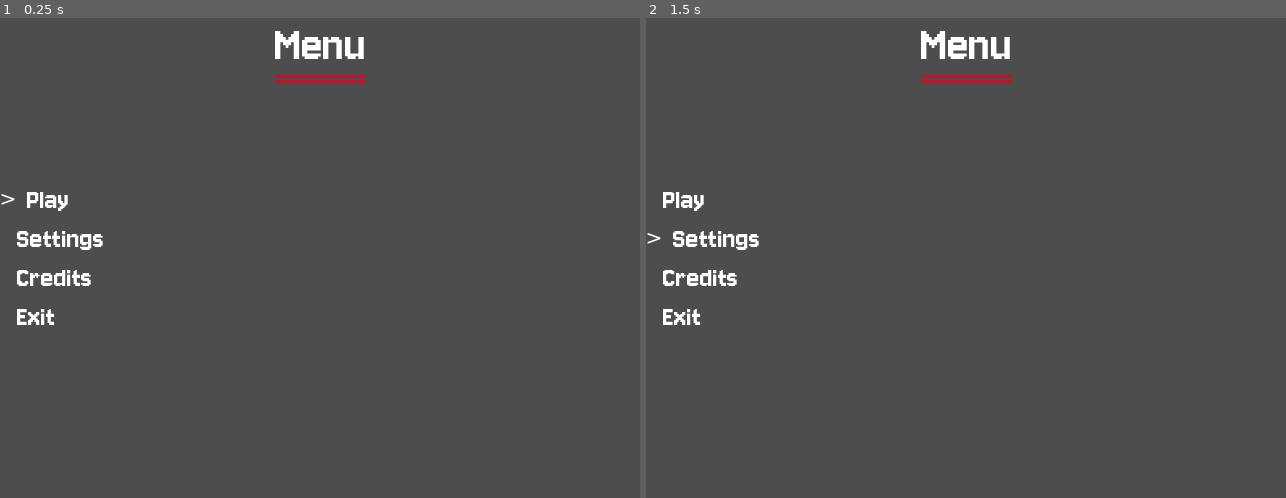
Above: before the commit, frames 1-2 (left to right).
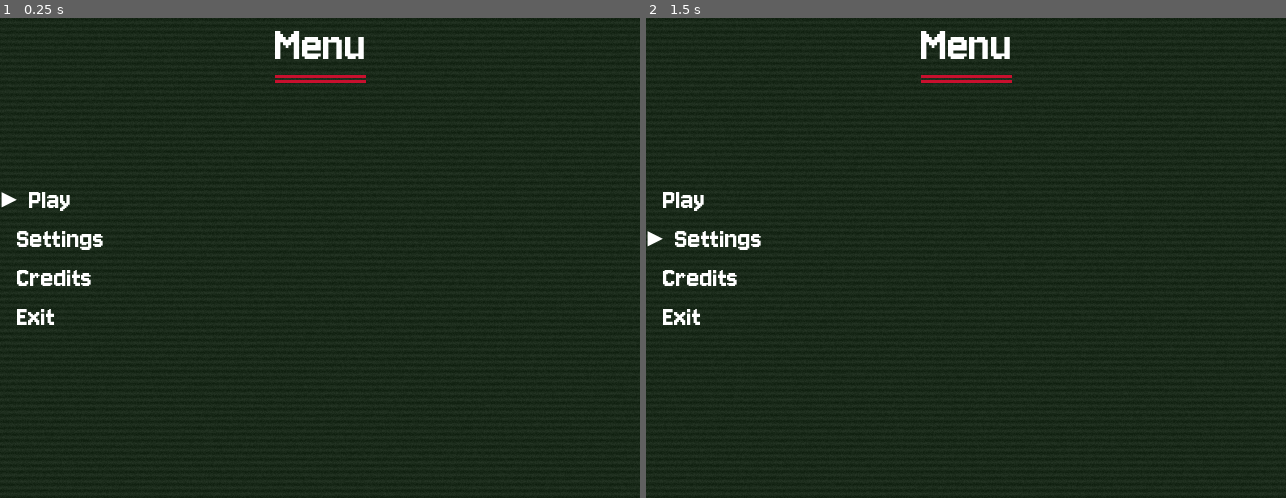
Above: after the commit, the same moments.

Repository: yuk1n0w/Break.exe
Game: Godot game, scene res://scenes/MainMenu.tscn
Same seed, same stepped clock (60 frames per second), same inputs: the game is played once before the commit and once after it.
Inputs:
- Up to frame 1 (0.25 s): no input
- Up to frame 2 (1.5 s): tap Enter (ui_accept) at 0.5, 0.77, 1.25 s; hold Right (ui_right) 0.53-1.28 s; hold Down (ui_down) from 1.28 s (still down)

The runs differ from the first frame. In frame 1, 99% of the frame differs, in the area x 0-100%, y 0-100%; in frame 2, 99%.

Commit message:
Added the CRT effect and changed background colour to match desired tv effect

Diff:
--- a/project.godot
+++ b/project.godot
@@ -25,3 +25,4 @@
 
 renderer/rendering_method="gl_compatibility"
 renderer/rendering_method.mobile="gl_compatibility"
+environment/defaults/default_clear_color=Color(0.12549, 0.188235, 0.12549, 1)
--- a/scenes/MainMenu.gd
+++ b/scenes/MainMenu.gd
@@ -12,7 +12,7 @@
 
 # Define what your arrow and empty space will look like
 # For the video's style, a triangle ">" or "▶" might be good if your font supports it
-const ARROW_TEXT = "> " # Or "▶ " if your font has a good triangle
+const ARROW_TEXT = "▶ " # Or "▶ " if your font has a good triangle
 const EMPTY_ARROW_TEXT = "  " # Ensure this has the same visual width as ARROW_TEXT
 
 func _ready():
--- /dev/null
+++ b/scenes/MainMenu.gdshader
@@ -0,0 +1,27 @@
+shader_type canvas_item;
+
+uniform vec4 base_color : source_color = vec4(0.125, 0.188, 0.125, 1.0); // Dark green like #203020
+uniform float scanline_intensity : hint_range(0.0, 0.2) = 0.05;
+uniform float scanline_frequency : hint_range(1.0, 1000.0) = 300.0; // Adjust based on your 480p height
+uniform float noise_intensity : hint_range(0.0, 0.1) = 0.02;
+uniform float time_scale : hint_range(0.0, 10.0) = 1.0;
+
+void fragment() {
+    vec2 uv = SCREEN_UV; // Use SCREEN_UV for full-screen effect
+
+    // Base color
+    vec4 color = base_color;
+
+    // Scanlines
+    float scanline = sin(uv.y * scanline_frequency + TIME * 0.1 * time_scale) * 0.5 + 0.5; // Slow scroll
+    color.rgb -= scanline * scanline_intensity;
+
+    // Noise
+    float noise = (fract(sin(dot(uv + vec2(TIME * 0.01 * time_scale, TIME * 0.02 * time_scale), vec2(12.9898, 78.233))) * 43758.5453) - 0.5) * 2.0;
+    color.rgb += noise * noise_intensity;
+
+    // Clamp colors
+    color.rgb = clamp(color.rgb, 0.0, 1.0);
+
+    COLOR = color;
+}
--- a/scenes/MainMenu.tscn
+++ b/scenes/MainMenu.tscn
@@ -1,7 +1,16 @@
-[gd_scene load_steps=4 format=3 uid="uid://cgtklmplpjc0e"]
+[gd_scene load_steps=7 format=3 uid="uid://cgtklmplpjc0e"]
 
 [ext_resource type="Script" uid="uid://c8juq47xrite2" path="res://scenes/MainMenu.gd" id="1_0ykhv"]
 [ext_resource type="FontFile" uid="uid://b51igss45y0cu" path="res://fonts/Jersey10-Regular.ttf" id="1_yqorp"]
+[ext_resource type="Shader" uid="uid://dhu63ivwhis8d" path="res://scenes/MainMenu.gdshader" id="2_2wh52"]
+
+[sub_resource type="ShaderMaterial" id="ShaderMaterial_ow34m"]
+shader = ExtResource("2_2wh52")
+shader_parameter/base_color = Color(0.125, 0.188, 0.125, 1)
+shader_parameter/scanline_intensity = 0.05
+shader_parameter/scanline_frequency = 480.0
+shader_parameter/noise_intensity = 0.02
+shader_parameter/time_scale = 1.0
 
 [sub_resource type="FontFile" id="FontFile_ukcvp"]
 cache/0/16/0/ascent = 0.0
@@ -25,6 +34,12 @@
 cache/0/20/0/underline_thickness = 0.0
 cache/0/20/0/scale = 1.0
 
+[sub_resource type="Environment" id="Environment_2wh52"]
+glow_enabled = true
+glow_intensity = 0.68
+glow_bloom = 0.1
+glow_hdr_threshold = 0.9
+
 [node name="MainMenu" type="Control"]
 layout_mode = 3
 anchors_preset = 15
@@ -33,6 +48,16 @@
 grow_horizontal = 2
 grow_vertical = 2
 script = ExtResource("1_0ykhv")
+
+[node name="ColorRect" type="ColorRect" parent="."]
+material = SubResource("ShaderMaterial_ow34m")
+layout_mode = 1
+anchors_preset = 15
+anchor_right = 1.0
+anchor_bottom = 1.0
+grow_horizontal = 2
+grow_vertical = 2
+color = Color(0.12549, 0.188235, 0.12549, 1)
 
 [node name="TitleVBox" type="VBoxContainer" parent="."]
 layout_mode = 1
@@ -144,3 +169,6 @@
 theme_override_font_sizes/font_size = 30
 text = "Exit"
 vertical_alignment = 1
+
+[node name="WorldEnvironment" type="WorldEnvironment" parent="."]
+environment = SubResource("Environment_2wh52")
Not shown, added: scenes/MainMenu.gdshader.uid
